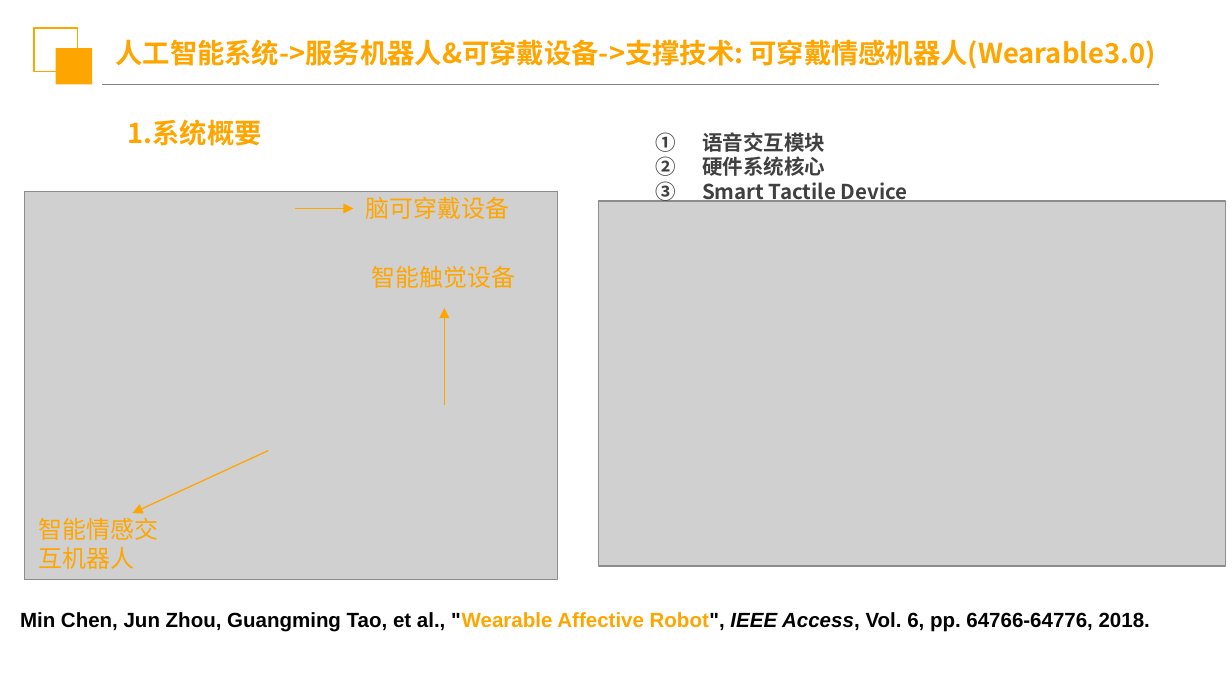
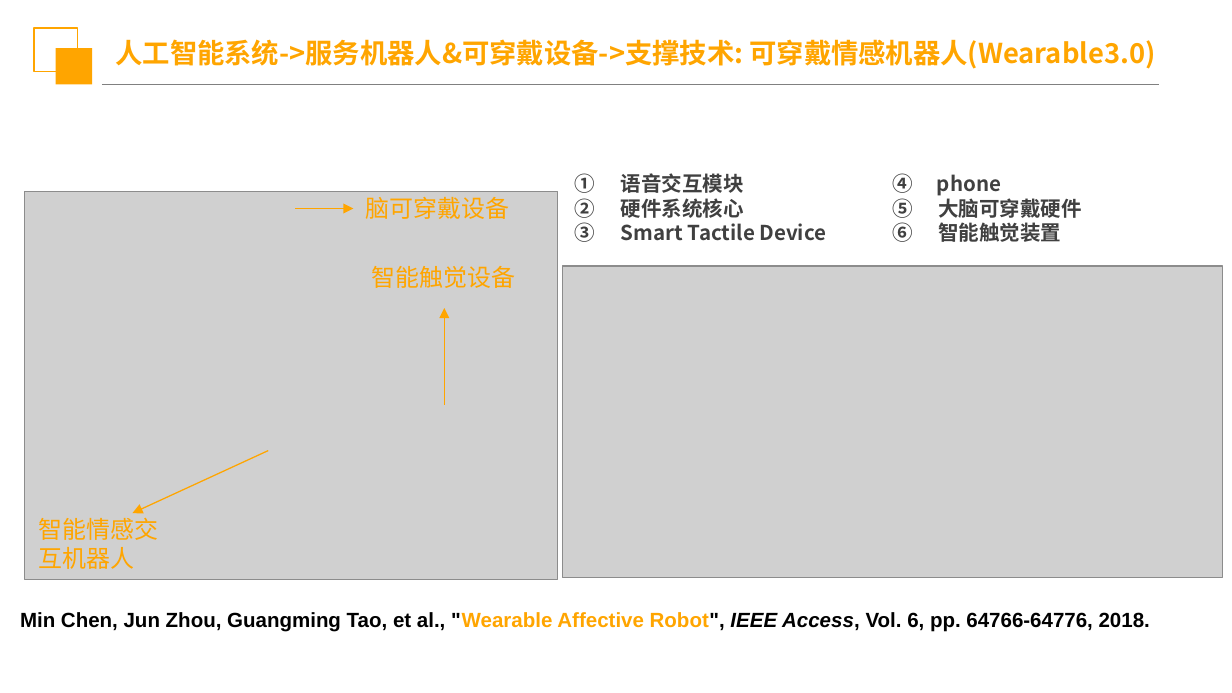
Before and after one commit to quronghui/Project, a slide deck: slide 3 of M'sDPPT/20181211Minchen.pptx. Drawn at 1232x693 pixels with LibreOffice and Linux fonts; fonts in the diff are those of the drawing; grey boxes stand for pictures; background and template pictures are left out. Boxes give left, top, right and bottom in pixels: in the first picture for what was removed or moved away, otherwise in the second. Text is boxed around its words. In the diff, an @@ line names an element or a change of style, - is before the commit and + after.

```diff
--- a/M'sDPPT/20181211Minchen.pptx
+++ b/M'sDPPT/20181211Minchen.pptx
@@ text removed at [128, 119, 262, 146] @@
-1.系统概要
@@ text "语音交互模块": place and size @@
-text "语音交互模块" at [702, 132, 908, 202]
+text "语音交互模块" at [621, 173, 827, 241]
@@ text added at [937, 174, 1082, 242], 12 pt, text #404040, bold @@
+4. phone
+5. 大脑可穿戴硬件
+6. 智能触觉装置
@@ picture: place and size @@
-picture at [599, 201, 1226, 565]
+picture at [563, 266, 1222, 578]
```
Also in this commit, not shown: 3 other files.
